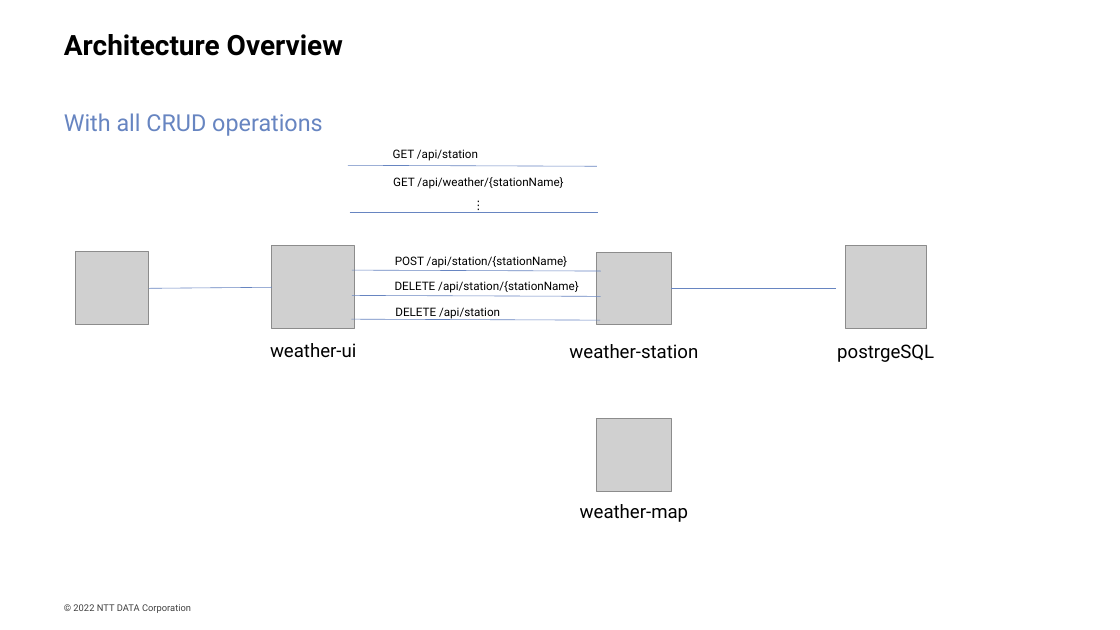
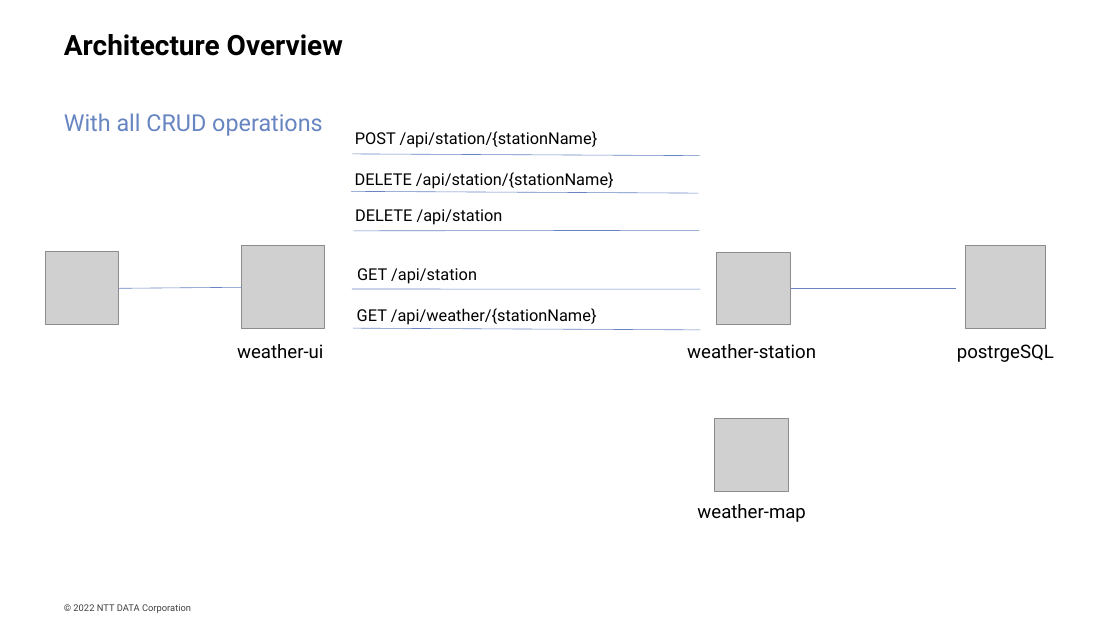
Before and after one commit to Nick36/developer-for-a-day, a slide deck: slide 18 of developer-for-a-day.pptx. Drawn at 1120x630 pixels with LibreOffice and Linux fonts; fonts in the diff are those of the drawing; grey boxes stand for pictures; background and template pictures are left out. Boxes give left, top, right and bottom in pixels: in the first picture for what was removed or moved away, otherwise in the second. Text is boxed around its words. In the diff, an @@ line names an element or a change of style, - is before the commit and + after.

```diff
--- a/developer-for-a-day.pptx
+++ b/developer-for-a-day.pptx
@@ size 10 to 14 pt in 5 elements at bbox=[355, 209, 503, 225], bbox=[355, 172, 614, 189], bbox=[357, 308, 597, 325], bbox=[357, 268, 477, 284], bbox=[355, 131, 598, 148] @@
@@ text "POST /api/station/{stationName}": place and size @@
-text "POST /api/station/{stationName}" at bbox=[395, 256, 568, 268]
+text "POST /api/station/{stationName}" at bbox=[355, 131, 598, 148]
@@ text "DELETE /api/station/{stationName}": place and size @@
-text "DELETE /api/station/{stationName}" at bbox=[395, 281, 579, 293]
+text "DELETE /api/station/{stationName}" at bbox=[355, 172, 614, 189]
@@ line moved from (348, 166) - (597, 166) to (353, 154) - (700, 155) @@
@@ text "DELETE /api/station": place and size @@
-text "DELETE /api/station" at bbox=[395, 307, 500, 320]
+text "DELETE /api/station" at bbox=[355, 209, 503, 225]
@@ line moved from (352, 271) - (601, 271) to (351, 192) - (699, 193) @@
@@ line moved from (350, 212) - (598, 212) to (354, 231) - (700, 230) @@
@@ text "GET /api/station": place and size @@
-text "GET /api/station" at bbox=[393, 149, 478, 161]
+text "GET /api/station" at bbox=[357, 268, 477, 284]
@@ 2 pictures, 1 line: place and size @@
-2 pictures, 1 line at bbox=[76, 246, 355, 329]
+2 pictures, 1 line at bbox=[45, 246, 325, 329]
@@ text at bbox=[357, 308, 597, 325]: paragraph removed @@
-⋮
@@ text "GET /api/weather/{stationName}": place and size @@
-text "GET /api/weather/{stationName}" at bbox=[393, 177, 563, 189]
+text "GET /api/weather/{stationName}" at bbox=[357, 308, 597, 325]
@@ line moved from (352, 296) - (601, 297) to (352, 289) - (701, 289) @@
@@ 3 pictures, 3 texts, 1 line: place and size @@
-3 pictures, 3 texts, 1 line at bbox=[569, 245, 934, 522]
+3 pictures, 3 texts, 1 line at bbox=[687, 245, 1054, 522]
@@ line moved from (351, 319) - (600, 320) to (353, 329) - (701, 330) @@
@@ text "weather-ui": place and size @@
-text "weather-ui" at bbox=[270, 343, 356, 358]
+text "weather-ui" at bbox=[237, 344, 323, 359]
```
Also in this commit, not shown: 7 other slides changed, 1 other file.
